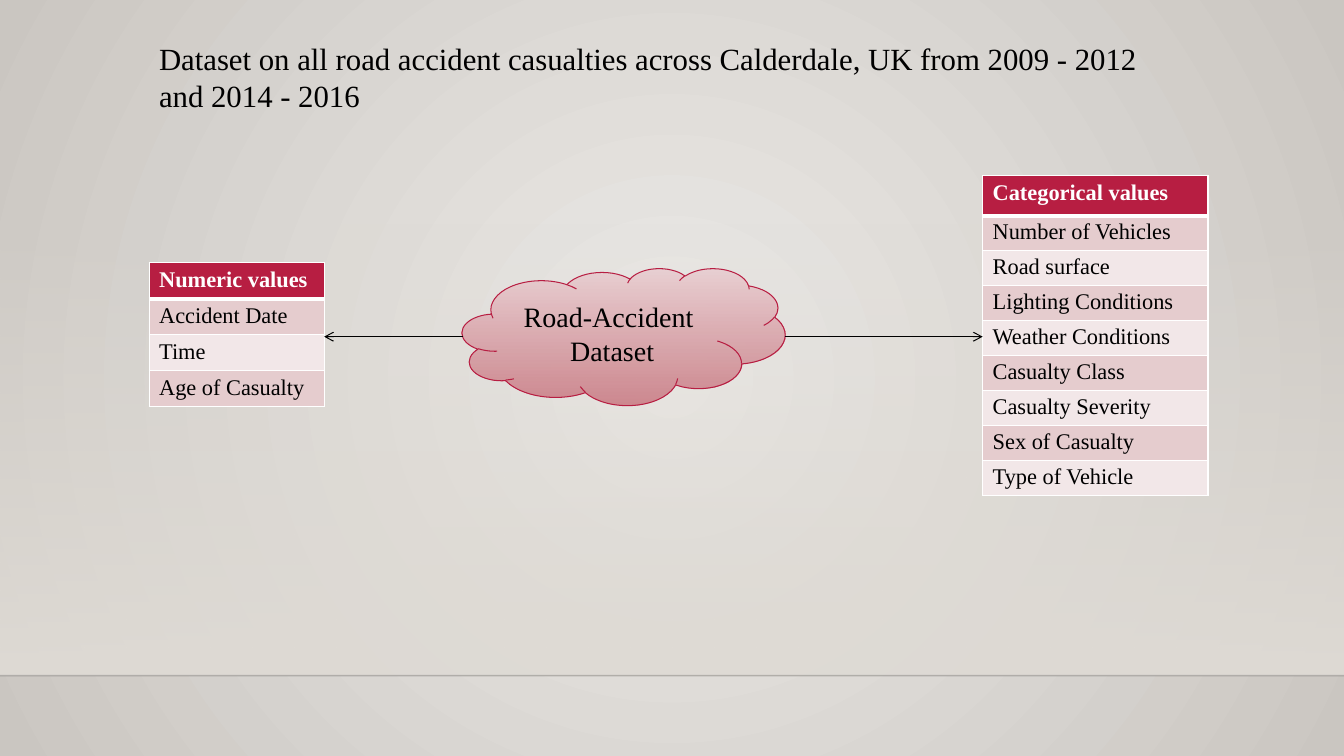
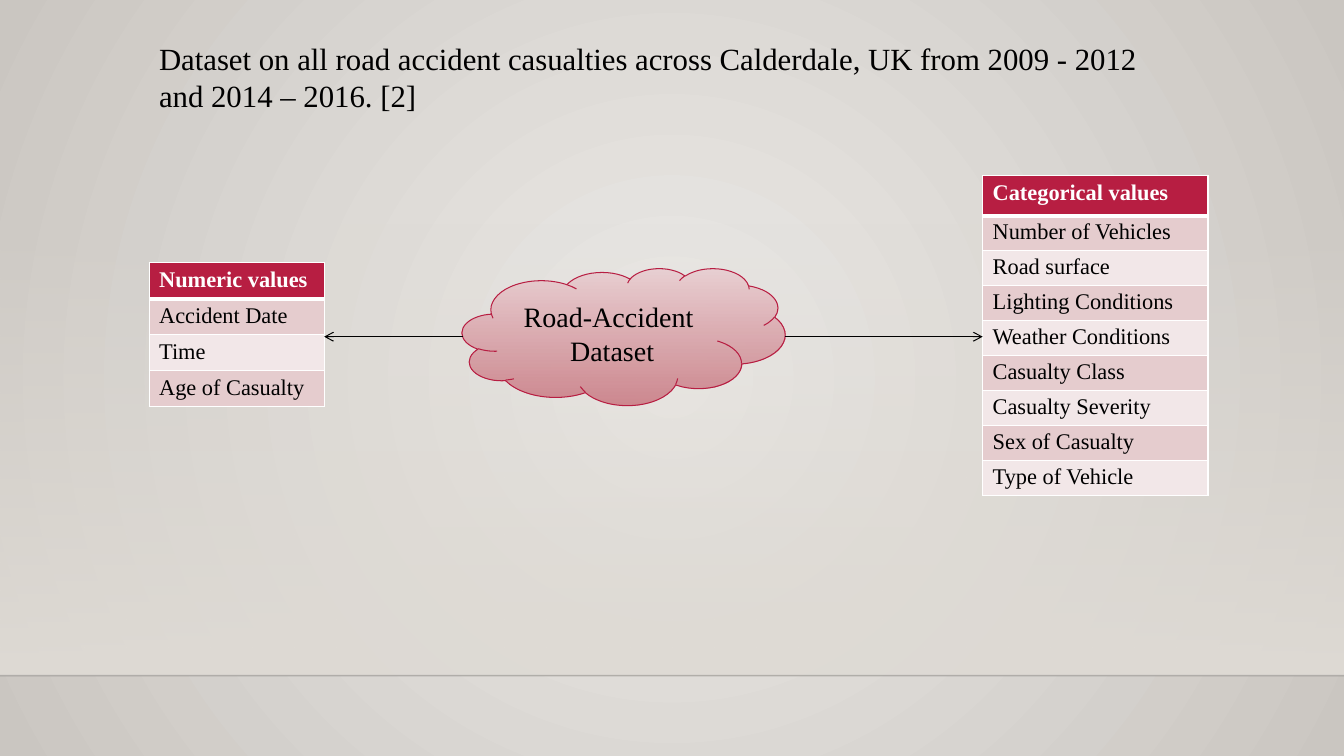
Before and after one commit to rajgabani/DAB-103-006-001, a slide deck: slide 13 of Project.pptx (slide 14 before the commit). Drawn at 1344x756 pixels with LibreOffice and Linux fonts; fonts in the diff are those of the drawing; background and template pictures are left out. Boxes give left, top, right and bottom in pixels: in the first picture for what was removed or moved away, otherwise in the second. Text is boxed around its words. In the diff, an @@ line names an element or a change of style, - is before the commit and + after.

```diff
--- a/Project.pptx
+++ b/Project.pptx
@@ text at box(159, 48, 1137, 111): text changed @@
-Dataset on all road accident casualties across Calderdale, UK from 2009 - 2012 and 2014 - 2016
+Dataset on all road accident casualties across Calderdale, UK from 2009 - 2012 and 2014 – 2016. [2]
```
Also in this commit, not shown: 18 other slides changed, 4 slides added, 38 slides removed, 2 other files.
